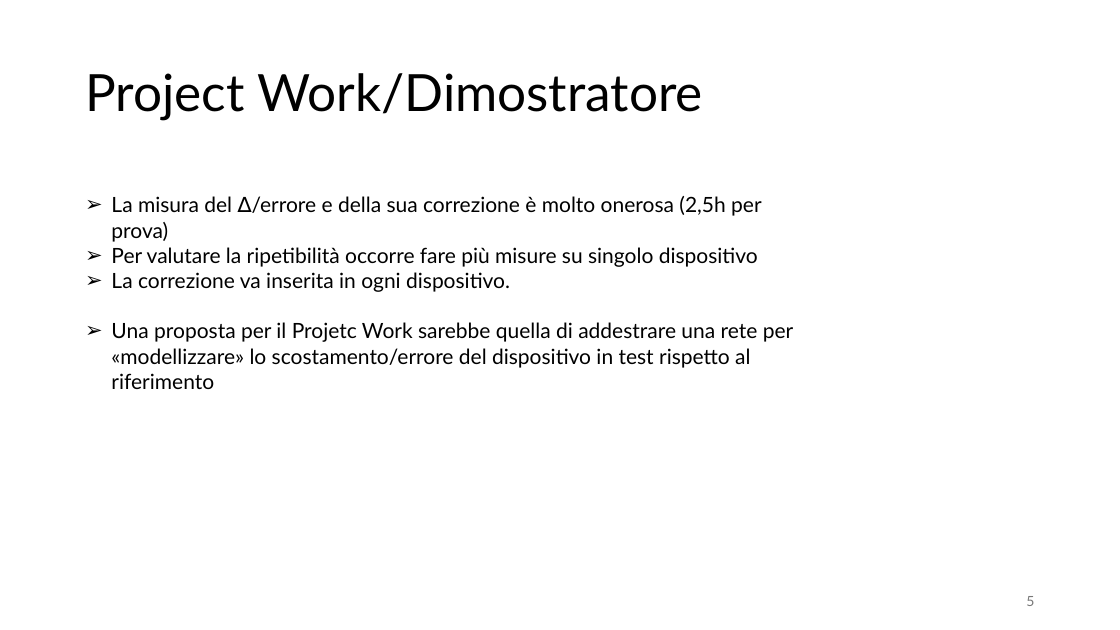
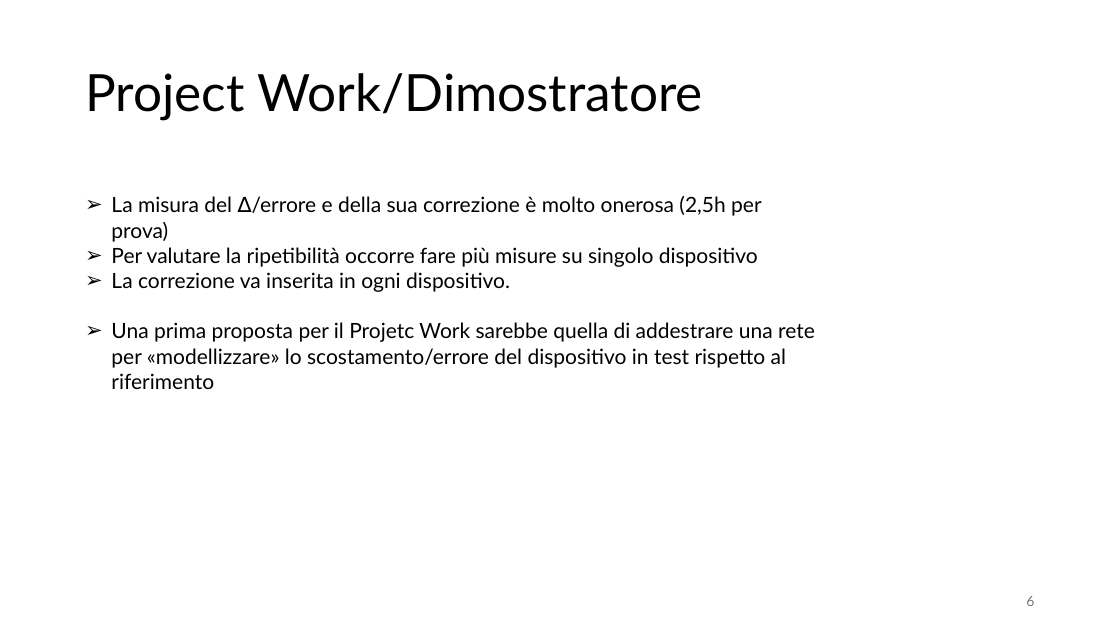
Before and after one commit to dringricciardi/Scuola2026, a slide deck: slide 6 of scuola2026.pptx (slide 5 before the commit). Drawn at 1120x630 pixels with LibreOffice and Linux fonts; fonts in the diff are those of the drawing. Boxes give left, top, right and bottom in pixels: in the first picture for what was removed or moved away, otherwise in the second. Text is boxed around its words. In the diff, an @@ line names an element or a change of style, - is before the commit and + after.

```diff
--- a/scuola2026.pptx
+++ b/scuola2026.pptx
@@ text at [111, 322, 815, 368]: text changed @@
-➢ Una proposta per il Projetc Work sarebbe quella di addestrare una rete per «modellizzare» lo scostamento/errore del dispositivo in test rispetto al riferimento
+➢ Una prima proposta per il Projetc Work sarebbe quella di addestrare una rete per «modellizzare» lo scostamento/errore del dispositivo in test rispetto al riferimento
@@ page number at [1026, 596, 1034, 606]: text changed @@
-5
+6
```
Also in this commit, not shown: 2 other slides changed, 3 slides added.
